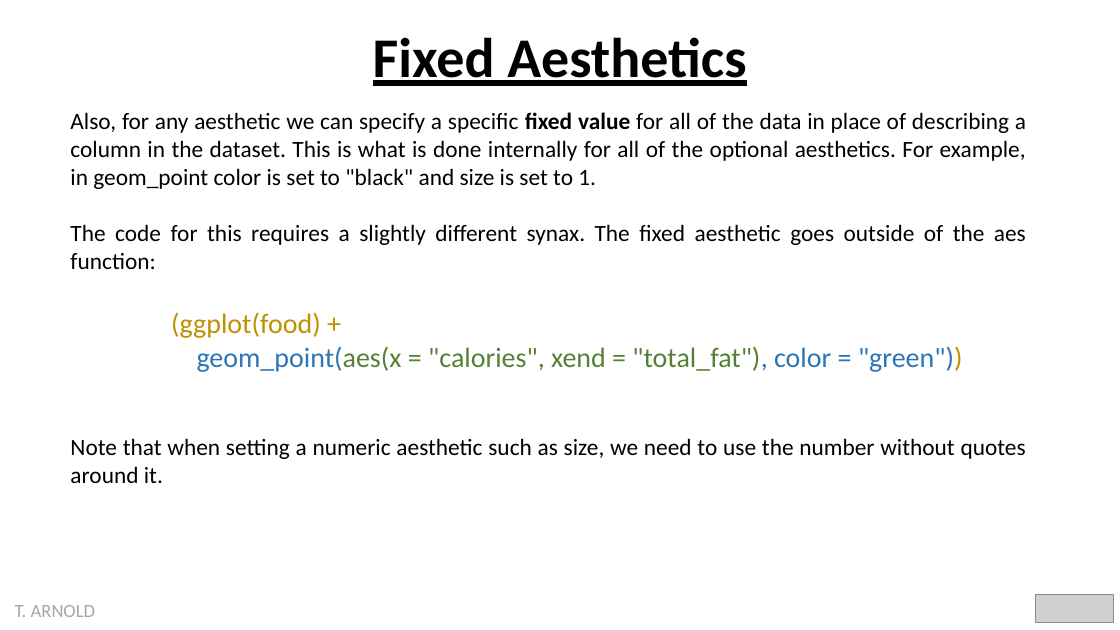
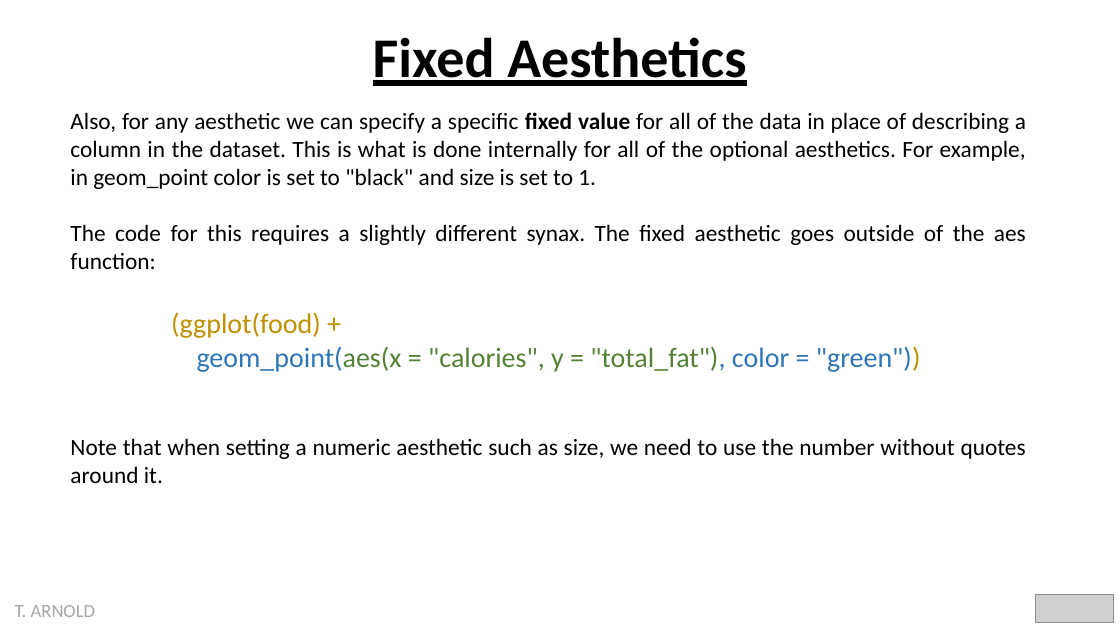
Before and after one commit to taylor-arnold/courses, a slide deck: slide 4 of dsst289-f25/pslides/03_fixed_aesthetics.pptx (slide 3 before the commit). Drawn at 1120x630 pixels with LibreOffice and Linux fonts; fonts in the diff are those of the drawing; grey boxes stand for pictures. Boxes give left, top, right and bottom in pixels: in the first picture for what was removed or moved away, otherwise in the second. Text is boxed around its words. In the diff, an @@ line names an element or a change of style, - is before the commit and + after.

```diff
--- a/dsst289-f25/pslides/03_fixed_aesthetics.pptx
+++ b/dsst289-f25/pslides/03_fixed_aesthetics.pptx
@@ text at [197, 346, 921, 372]: text changed @@
-geom_point(aes(x = "calories", xend = "total_fat"), color = "green"))
+geom_point(aes(x = "calories", y = "total_fat"), color = "green"))
```
Also in this commit, not shown: 1 other slide changed, 1 slide added, 2 other files.
